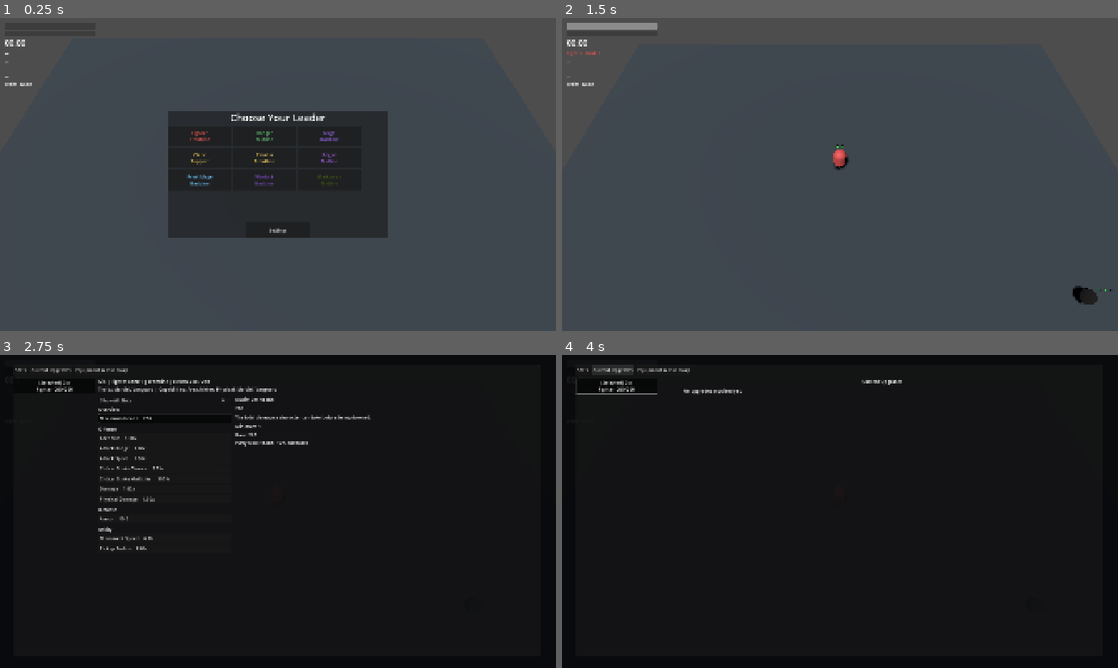
Above: before the commit, frames 1-4 (two rows, left to right).
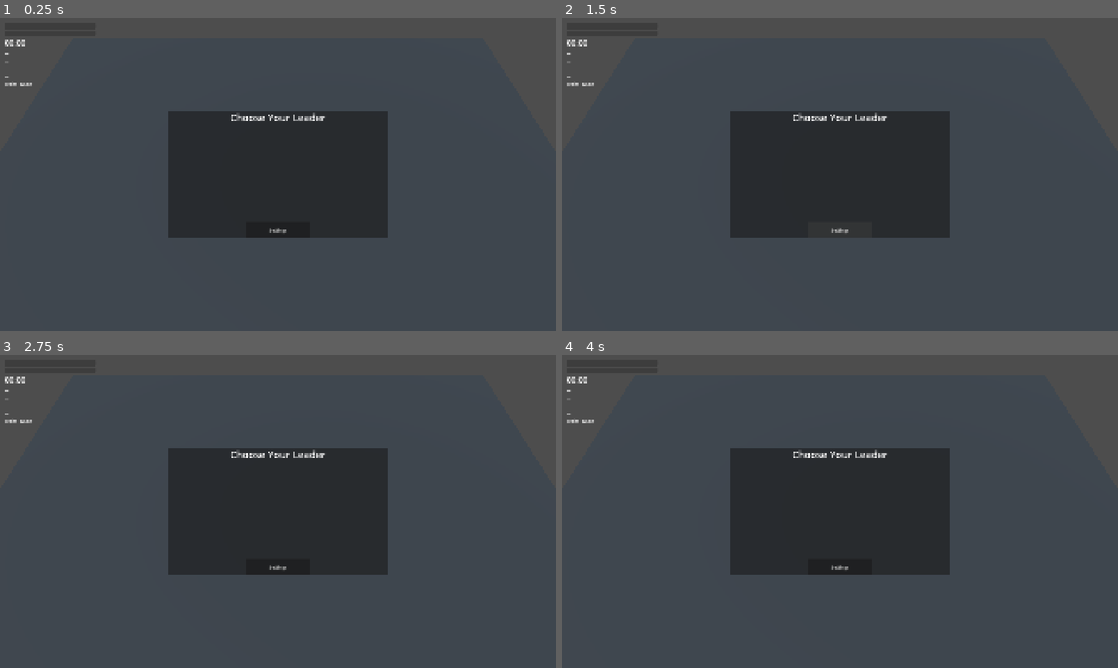
Above: after the commit, the same moments.

Repository: JVITsolutions/Party-Forge
Game: Godot game, scene res://scenes/game/main.tscn
The game is run twice, just before and just after one commit, with the same random seed, the same clock (stepped at 60 frames per second) and the same inputs.
Inputs (mouse positions are in pixels of both pictures, inside the frame that each line leads up to):
- Up to frame 1 (0.25 s): no input
- Up to frame 2 (1.5 s): click (762, 136) at 0.5 s, where only the run before the commit has a clickable "Fighter Frontline"; click (840, 230) at 1.25 s, where only the run after the commit has a clickable "Settings"
- Up to frame 3 (2.75 s): move the mouse to (400, 495) at 2.02 s; hold D (move_right) from 2.03 s (still down); hold Tab (character_ledger) from 2.03 s (still down); click (400, 495) at 2.17 s
- Up to frame 4 (4 s): release D (move_right) at 2.75 s; release Tab (character_ledger) at 2.75 s; click (584, 370) at 2.75 s, where only the run before the commit has a clickable "Stats"; click (612, 370) at 3.5 s, where only the run before the commit has a clickable "Current Upgrades"

The runs differ from the first frame. In frame 1, 0.4% of the frame differs, in the area x 33-61%, y 36-54%; in frame 2, 17%; in frame 3, 96%; in frame 4, 99%, in the area x 0-100%, y 0-100%.

Commit message:
feat: define enemy projectile movement profiles

Diff:
--- a/scripts/data/enemy_definition.gd
+++ b/scripts/data/enemy_definition.gd
@@ -1,7 +1,7 @@
 class_name EnemyDefinition
 extends Resource
 
-enum Behavior { SWARMER, SPITTER, FORGE_GUARDIAN }
+enum Behavior { SWARMER, SPITTER, FORGE_GUARDIAN, BOLTCASTER }
 
 @export var id: StringName
 @export var behavior: Behavior
@@ -9,6 +9,7 @@
 @export var move_speed: float = 3.0
 @export var stat_overrides: Dictionary[StringName, float] = {}
 @export var attacks: Array[AttackDefinition] = []
+@export var projectile_profile: EnemyProjectileProfile
 @export var experience: int = 1
 
 func attack_by_id(attack_id: StringName) -> AttackDefinition:
@@ -38,6 +39,12 @@
         Behavior.SWARMER: required = [&"swarmer_contact"]
         Behavior.SPITTER: required = [&"spitter_projectile"]
         Behavior.FORGE_GUARDIAN: required = [&"guardian_charge", &"guardian_shockwave"]
+        Behavior.BOLTCASTER: required = [&"boltcaster_bolt"]
     for required_id: StringName in required:
         if attack_by_id(required_id) == null: errors.append("PARTY_FORGE_DAMAGE_ERROR enemy=%s attack=%s reason=required behavior attack missing" % [id, required_id])
+    if behavior in [Behavior.SPITTER, Behavior.BOLTCASTER]:
+        if projectile_profile == null:
+            errors.append("PARTY_FORGE_PROJECTILE_ERROR enemy=%s reason=projectile profile missing" % id)
+        else:
+            errors.append_array(projectile_profile.validate(id))
     return errors
--- /dev/null
+++ b/scripts/data/enemy_projectile_profile.gd
@@ -0,0 +1,22 @@
+class_name EnemyProjectileProfile
+extends Resource
+
+enum Movement { LINEAR, HOMING }
+
+@export var movement := Movement.LINEAR
+@export var color := Color.RED
+@export var hit_radius := 0.45
+@export var max_lifetime := 3.0
+@export var tell_duration := 0.35
+
+func validate(enemy_id: StringName) -> PackedStringArray:
+	var errors := PackedStringArray()
+	if movement not in [Movement.LINEAR, Movement.HOMING]:
+		errors.append("PARTY_FORGE_PROJECTILE_ERROR enemy=%s reason=invalid movement" % enemy_id)
+	if not is_finite(hit_radius) or hit_radius <= 0.0:
+		errors.append("PARTY_FORGE_PROJECTILE_ERROR enemy=%s reason=hit radius must be finite and positive" % enemy_id)
+	if not is_finite(max_lifetime) or max_lifetime <= 0.0:
+		errors.append("PARTY_FORGE_PROJECTILE_ERROR enemy=%s reason=lifetime must be finite and positive" % enemy_id)
+	if not is_finite(tell_duration) or tell_duration < 0.0:
+		errors.append("PARTY_FORGE_PROJECTILE_ERROR enemy=%s reason=tell duration must be finite and nonnegative" % enemy_id)
+	return errors
--- /dev/null
+++ b/tests/unit/test_enemy_projectile_profile.gd
@@ -0,0 +1,17 @@
+extends RefCounted
+
+func run() -> Array[String]:
+	var failures: Array[String] = []
+	var profile := EnemyProjectileProfile.new()
+	profile.hit_radius = -1.0
+	profile.max_lifetime = NAN
+	profile.tell_duration = -0.1
+	var errors: Array = Array(profile.validate(&"test_enemy"))
+	TestAssertions.truthy(errors.any(func(value: String) -> bool: return "hit radius" in value), "negative hit radius fails", failures)
+	TestAssertions.truthy(errors.any(func(value: String) -> bool: return "lifetime" in value), "non-finite lifetime fails", failures)
+	TestAssertions.truthy(errors.any(func(value: String) -> bool: return "tell duration" in value), "negative tell fails", failures)
+	var enemy := EnemyDefinition.new()
+	enemy.id = &"missing_profile"
+	enemy.behavior = EnemyDefinition.Behavior.SPITTER
+	TestAssertions.truthy(Array(enemy.validate()).any(func(value: String) -> bool: return "projectile profile" in value), "ranged behavior requires profile", failures)
+	return failures
